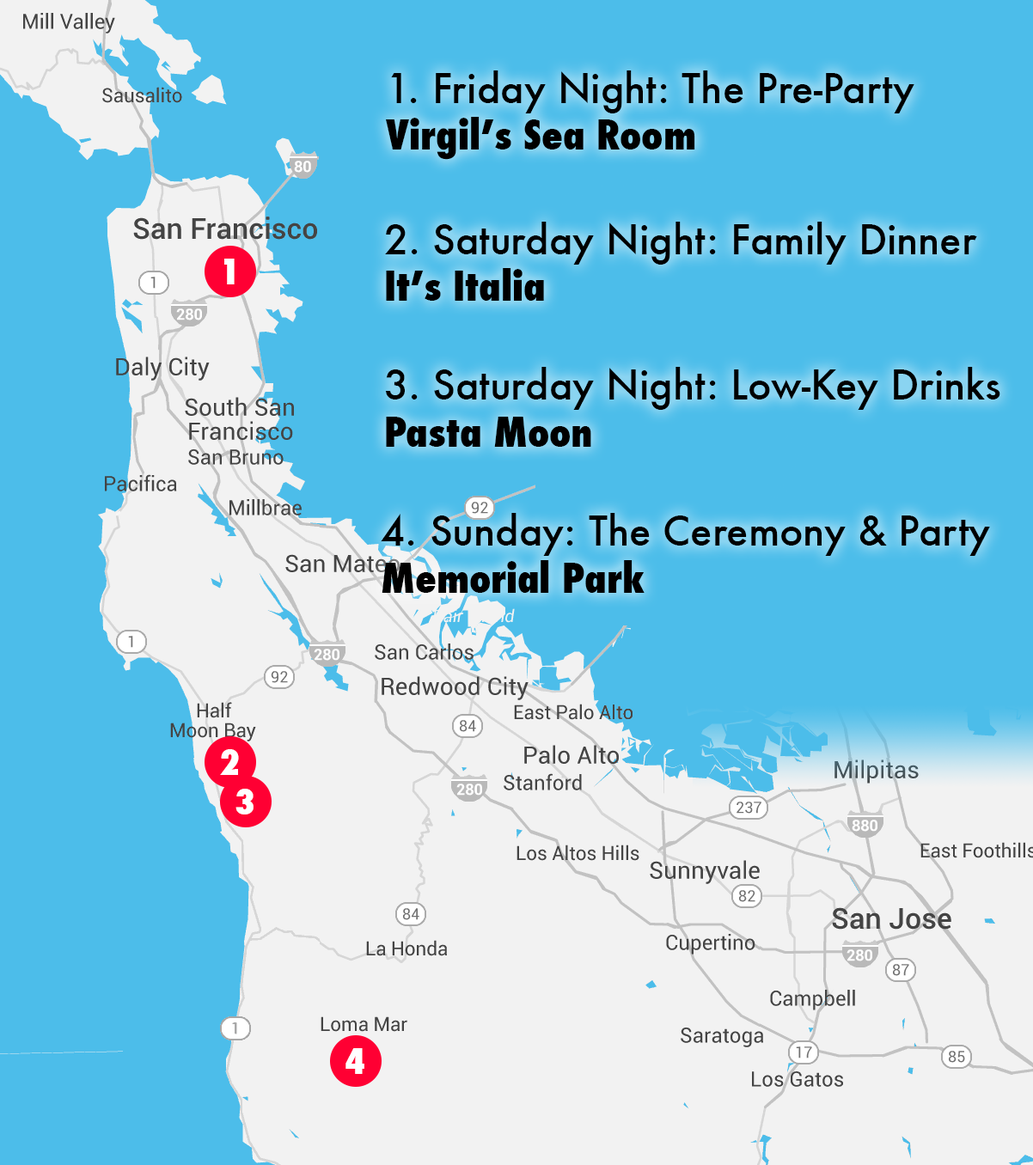
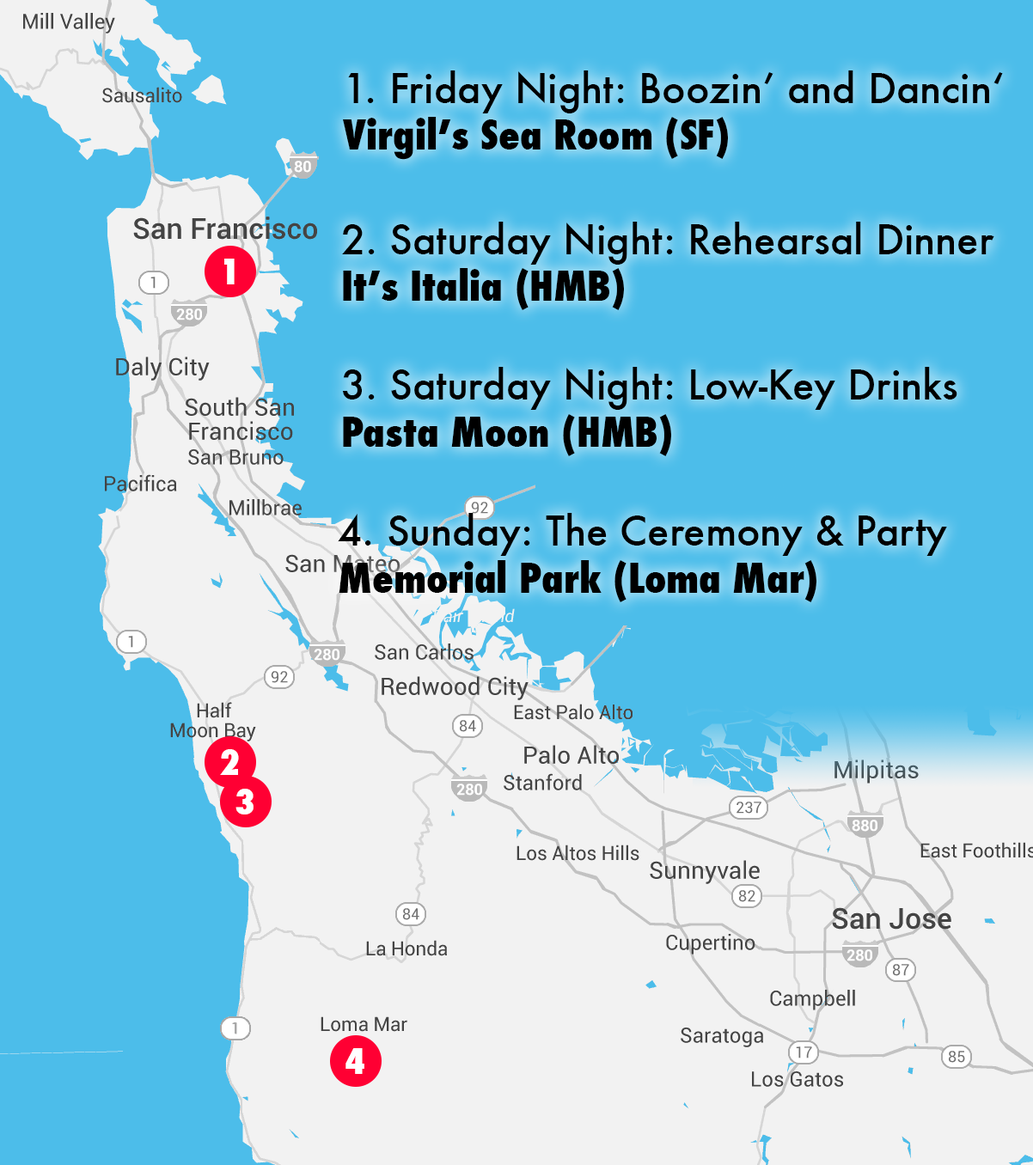
The second 1033 × 1165 image is a revision of the first. Changes to its layers:
renamed "1. Friday Night: The Pre-Party Virgil’s Sea Room" to "1. Friday Night: Boozin’ and Dancin‘ Virgil’s Sea Room (SF)", painted on it over <box>342,70,1003,160</box>
renamed "2. Saturday Night: Family Dinner It’s Italia" to "2. Saturday Night: Rehearsal Dinner It’s Italia (HMB)", painted on it over <box>341,221,995,311</box>
renamed "3. Saturday Night: Low-Key Drinks Pasta Moon" to "3. Saturday Night: Low-Key Drinks Pasta Moon (HMB)", painted on it over <box>341,366,1001,457</box>
renamed "4. Sunday: The Ceremony & Party Memorial Park" to "4. Sunday: The Ceremony & Party Memorial Park (Loma Mar)", painted on it over <box>337,512,990,603</box>
